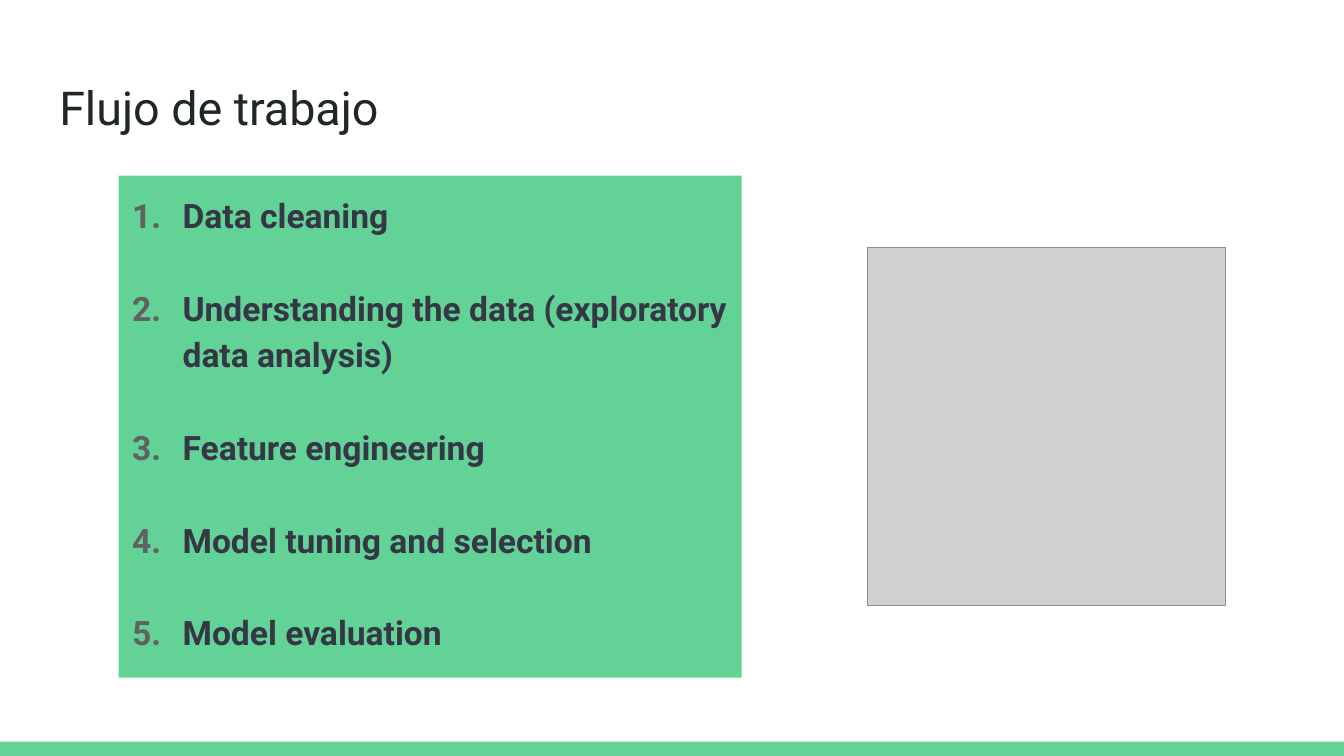
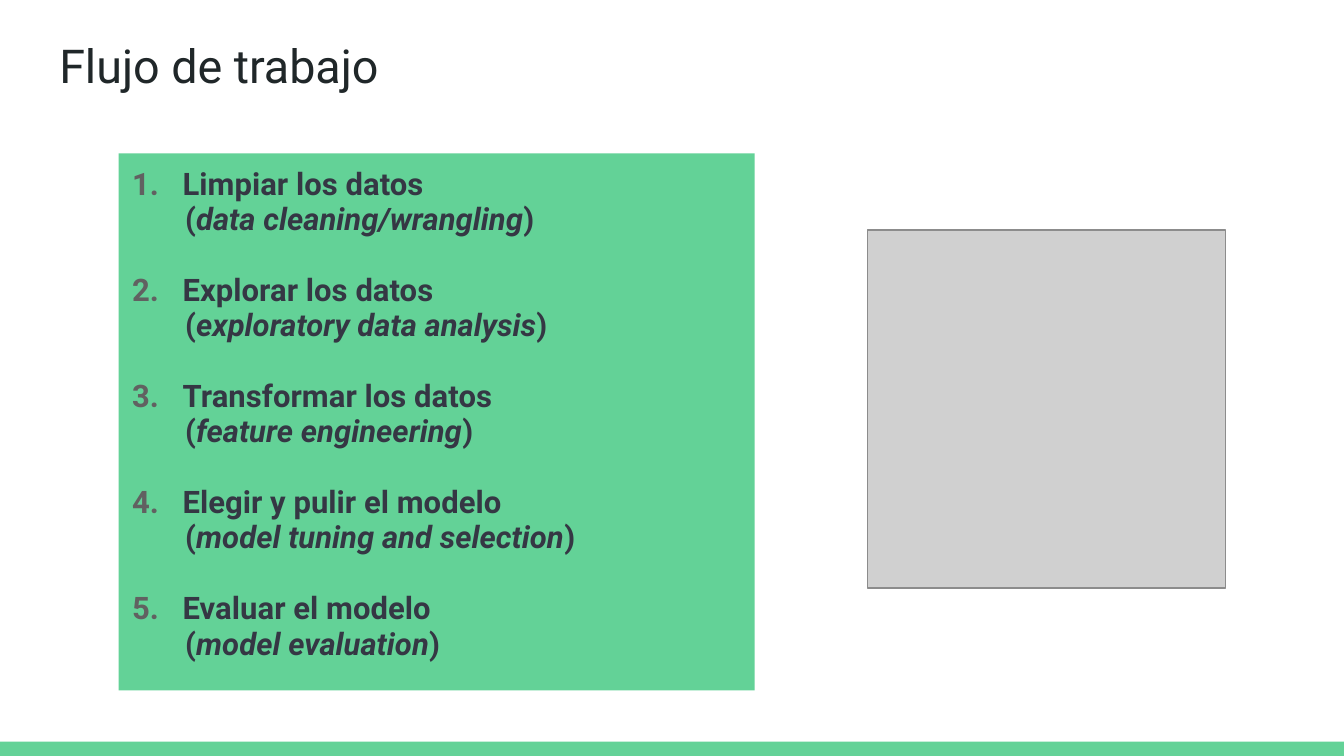
Before and after one commit to DCSCyHD/2023_modulo_3, a slide deck: slide 44 of clase1/teorica_1.pptx. Drawn at 1344x756 pixels with LibreOffice and Linux fonts; fonts in the diff are those of the drawing; grey boxes stand for pictures. Boxes give left, top, right and bottom in pixels: in the first picture for what was removed or moved away, otherwise in the second. Text is boxed around its words. In the diff, an @@ line names an element or a change of style, - is before the commit and + after.

```diff
--- a/clase1/teorica_1.pptx
+++ b/clase1/teorica_1.pptx
@@ title "Flujo de trabajo" moved from (x1=59, y1=90, x2=379, y2=135) to (x1=59, y1=48, x2=379, y2=93) @@
@@ text "Limpiar los datos" resized from (x1=118, y1=176, x2=741, y2=679) to (x1=118, y1=153, x2=754, y2=691) @@
@@ text at (x1=183, y1=172, x2=575, y2=662): text changed; size 18 to 16.6 pt; italic on @@
-1. Data cleaning
-2. Understanding the data (exploratory data analysis)
-3. Feature engineering
-4. Model tuning and selection
-5. Model evaluation
+1. Limpiar los datos
+(data cleaning/wrangling)
+2. Explorar los datos
+(exploratory data analysis)
+3. Transformar los datos
+(feature engineering)
+4. Elegir y pulir el modelo
+(model tuning and selection)
+5. Evaluar el modelo
+(model evaluation)
@@ picture moved from (x1=867, y1=247, x2=1224, y2=605) to (x1=867, y1=230, x2=1224, y2=587) @@
```
Also in this commit, not shown: 2 other slides changed, 3 slides added, 3 other files.
